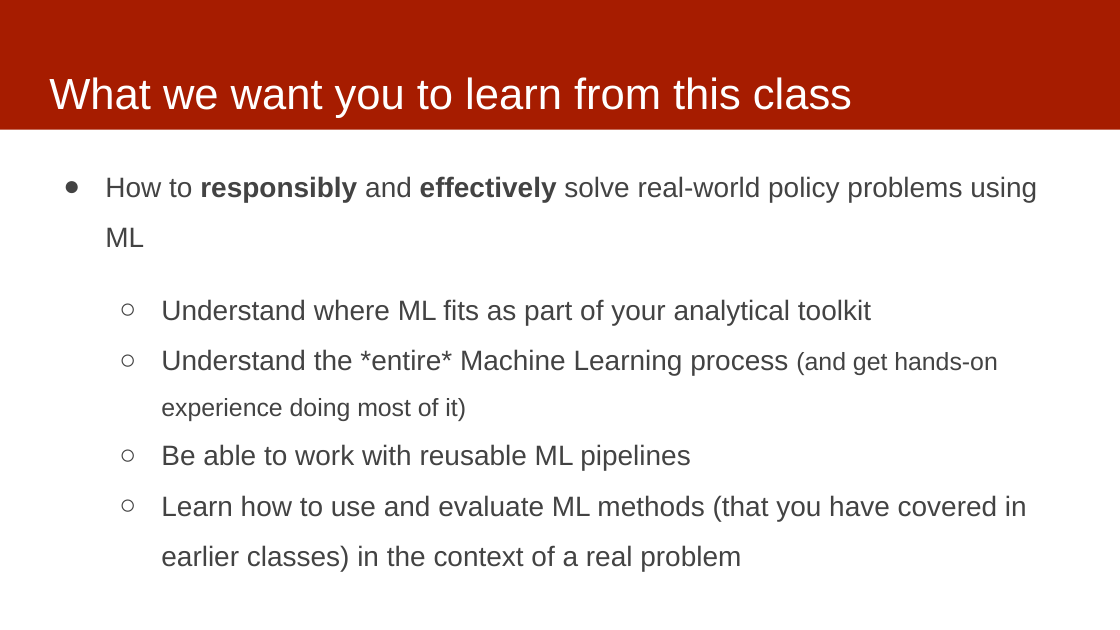
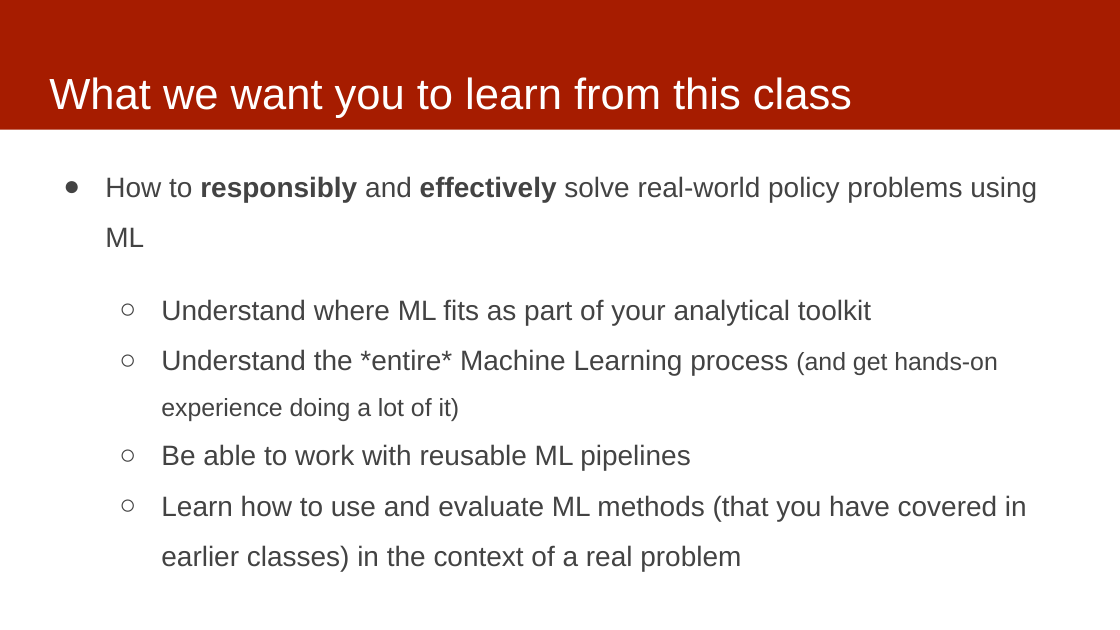
Before and after one commit to dssg/mlforpublicpolicylab, a slide deck: slide 2 of Lectures/01-ClassOverview.pptx. Drawn at 1120x630 pixels with LibreOffice and Linux fonts; fonts in the diff are those of the drawing. Boxes give left, top, right and bottom in pixels: in the first picture for what was removed or moved away, otherwise in the second. Text is boxed around its words. In the diff, an @@ line names an element or a change of style, - is before the commit and + after.

```diff
--- a/Lectures/01-ClassOverview.pptx
+++ b/Lectures/01-ClassOverview.pptx
@@ text at (161, 349, 998, 421): text changed @@
-  ○ Understand the *entire* Machine Learning process (and get hands-on experience doing most of it)
+  ○ Understand the *entire* Machine Learning process (and get hands-on experience doing a lot of it)
```
Also in this commit, not shown: 4 other slides changed, 2 other files.
